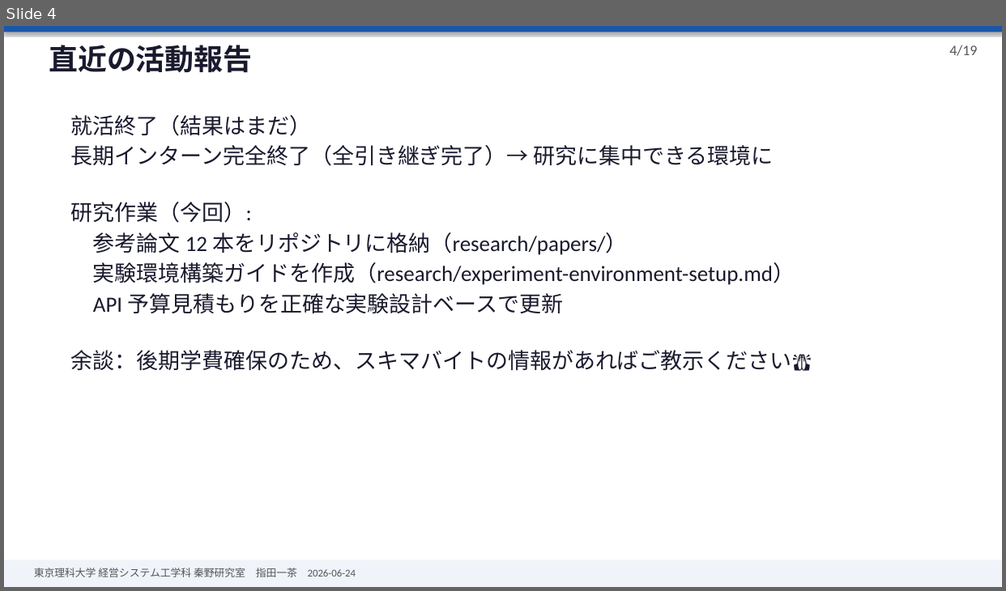
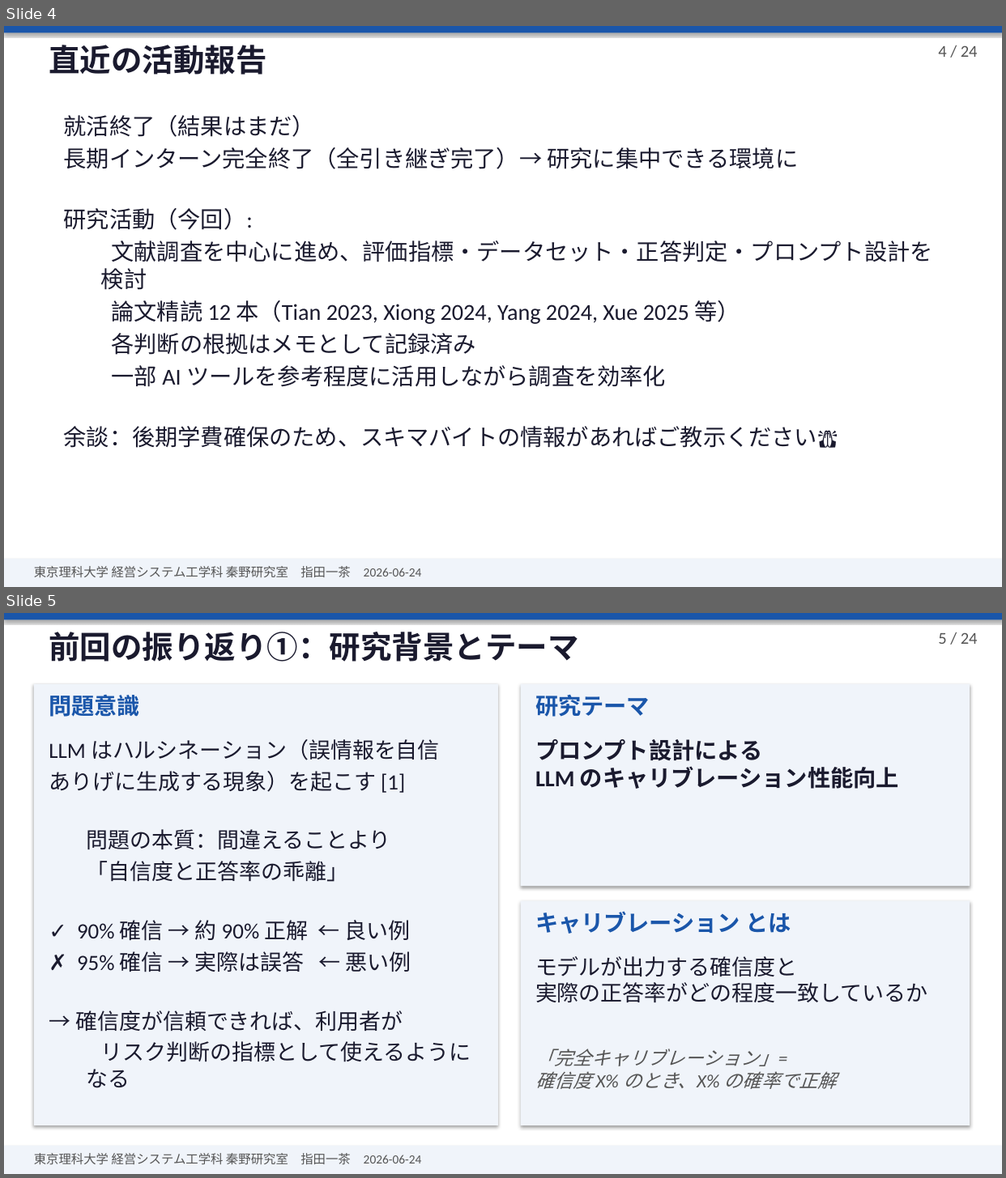
Before and after one commit to issa311sas-hub/test, a slide deck: research/presentations/2026-06-24-seminar-slides.pptx. Shown one above the other, each under a label of ours: slide 4 before the commit, slides 4 and 5 after it. The pictures are 1006x591 and 1006x1178 pixels, drawn with LibreOffice and Linux fonts; fonts in the diff are those of the drawing. Boxes give left, top, right and bottom in pixels: in the first picture for what was removed or moved away, otherwise in the second. Text is boxed around its words. In the diff, an @@ line names an element or a change of style, - is before the commit and + after.

```diff
--- a/research/presentations/2026-06-24-seminar-slides.pptx
+++ b/research/presentations/2026-06-24-seminar-slides.pptx
@@ slide 5 added at (4, 613, 1002, 1174), background #FFFFFF @@
@@ rectangle added at (4, 613, 1002, 619), fill #1A56AA @@
@@ text added at (49, 632, 578, 662), 30 pt, text #1A1A2E, bold @@
+前回の振り返り①：研究背景とテーマ
@@ text added at (938, 632, 978, 644), 16 pt, text #555555 @@
+5 / 24
@@ rectangle added at (34, 684, 498, 1126), fill #F0F4FA @@
@@ rectangle added at (521, 684, 970, 886), fill #F0F4FA @@
@@ text added at (49, 695, 140, 717), 22 pt, text #1A56AA, bold @@
+問題意識
@@ text added at (535, 695, 650, 717), 22 pt, text #1A56AA, bold @@
+研究テーマ
@@ text added at (49, 739, 471, 1088), 21 pt, text #1A1A2E @@
+LLM はハルシネーション（誤情報を自信
+ありげに生成する現象）を起こす [1]
+  問題の本質：間違えることより
+  「自信度と正答率の乖離」
+✓ 90% 確信 → 約 90% 正解 ← 良い例
+✗ 95% 確信 → 実際は誤答 ← 悪い例
+→ 確信度が信頼できれば、利用者が
+  リスク判断の指標として使えるようになる
@@ text added at (535, 739, 899, 789), 22 pt, text #1A1A2E, bold @@
+プロンプト設計による
+LLM のキャリブレーション性能向上
@@ rectangle added at (521, 901, 970, 1126), fill #F0F4FA @@
@@ text added at (535, 911, 791, 934), 22 pt, text #1A56AA, bold @@
+キャリブレーション とは
@@ text added at (535, 956, 927, 1003), 21 pt, text #1A1A2E @@
+モデルが出力する確信度と
+実際の正答率がどの程度一致しているか
@@ text added at (535, 1049, 837, 1089), 18 pt, text #555555, italic @@
+「完全キャリブレーション」=
+確信度 X% のとき、X% の確率で正解
@@ rectangle added at (4, 1146, 1002, 1174), fill #F0F4FA @@
@@ text added at (34, 1153, 422, 1165), 12 pt, text #555555 @@
+東京理科大学 経営システム工学科 秦野研究室 指田一茶 2026-06-24
@@ slide 4 changed as well @@
@@ text "直近の活動報告" at (49, 45, 266, 75): size 28 to 30 pt @@
@@ text at (938, 45, 978, 57): text changed; size 14 to 16 pt @@
-4/19
+4 / 24
@@ text "就活終了（結果はまだ）": place and size @@
-text "就活終了（結果はまだ）" at (71, 115, 812, 371)
+text "就活終了（結果はまだ）" at (64, 115, 933, 448)
@@ text at (64, 115, 838, 448): size 21 to 22 pt in "就活終了（結果はまだ）", "長期インターン完全終了（全引き継ぎ完了）→ 研究に集中できる環境に", "余談：後期学費確保のため、スキマバイトの情報があればご教示ください🙏"; more space between paragraphs @@
@@ text at (64, 208, 933, 387): text changed; size 21 to 22 pt @@
-研究作業（今回）:
-参考論文 12 本をリポジトリに格納（research/papers/）
-実験環境構築ガイドを作成（research/experiment-environment-setup.md）
-API 予算見積もりを正確な実験設計ベースで更新
+研究活動（今回）:
+  文献調査を中心に進め、評価指標・データセット・正答判定・プロンプト設計を検討
+  論文精読 12 本（Tian 2023, Xiong 2024, Yang 2024, Xue 2025 等）
+  各判断の根拠はメモとして記録済み
+  一部 AI ツールを参考程度に活用しながら調査を効率化
@@ text "東京理科大学 経営システム工学科 秦野研究室 指田一茶 2026-06-24" at (34, 566, 422, 578): size 10 to 12 pt @@
```
Also in this commit, not shown: 13 other slides changed, 9 other slides added, 5 slides removed, 1 other file.
